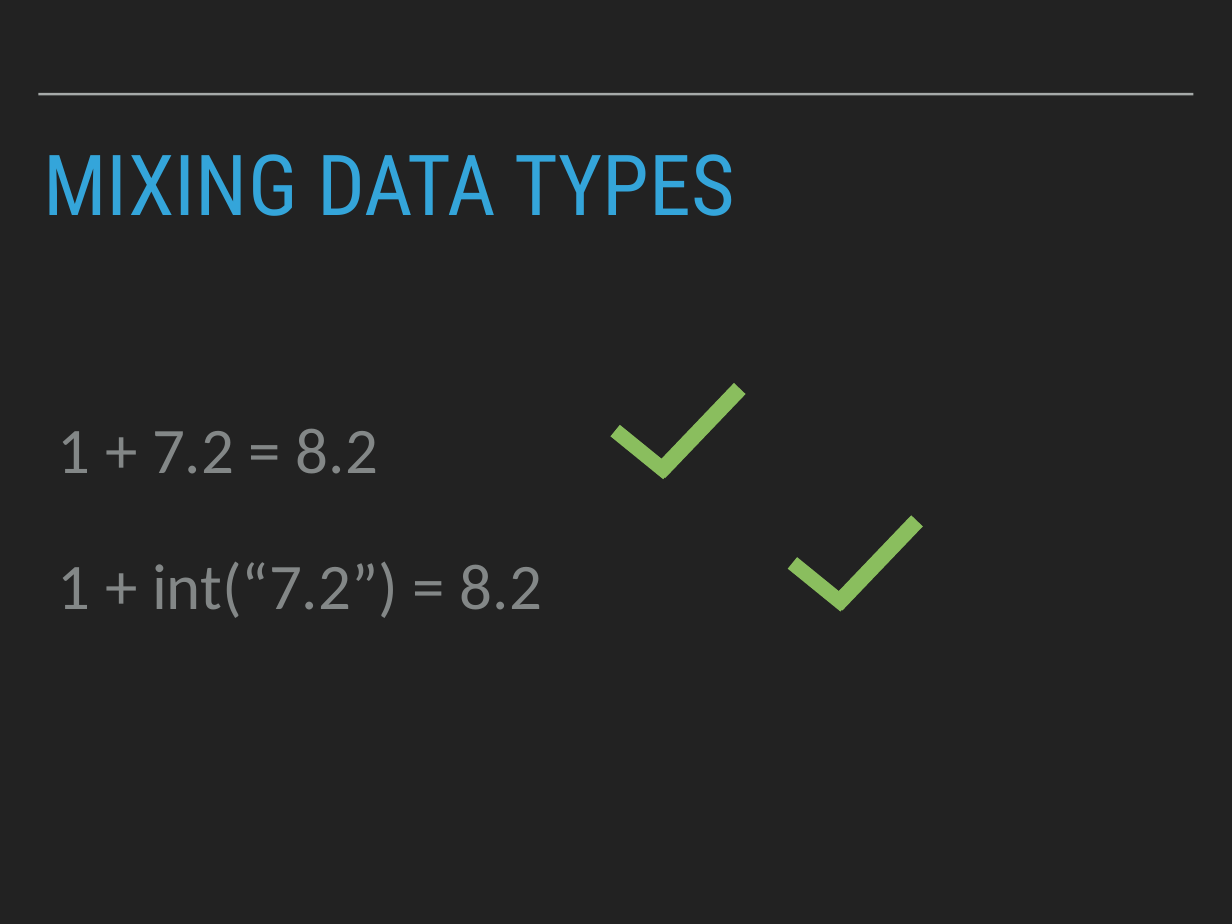
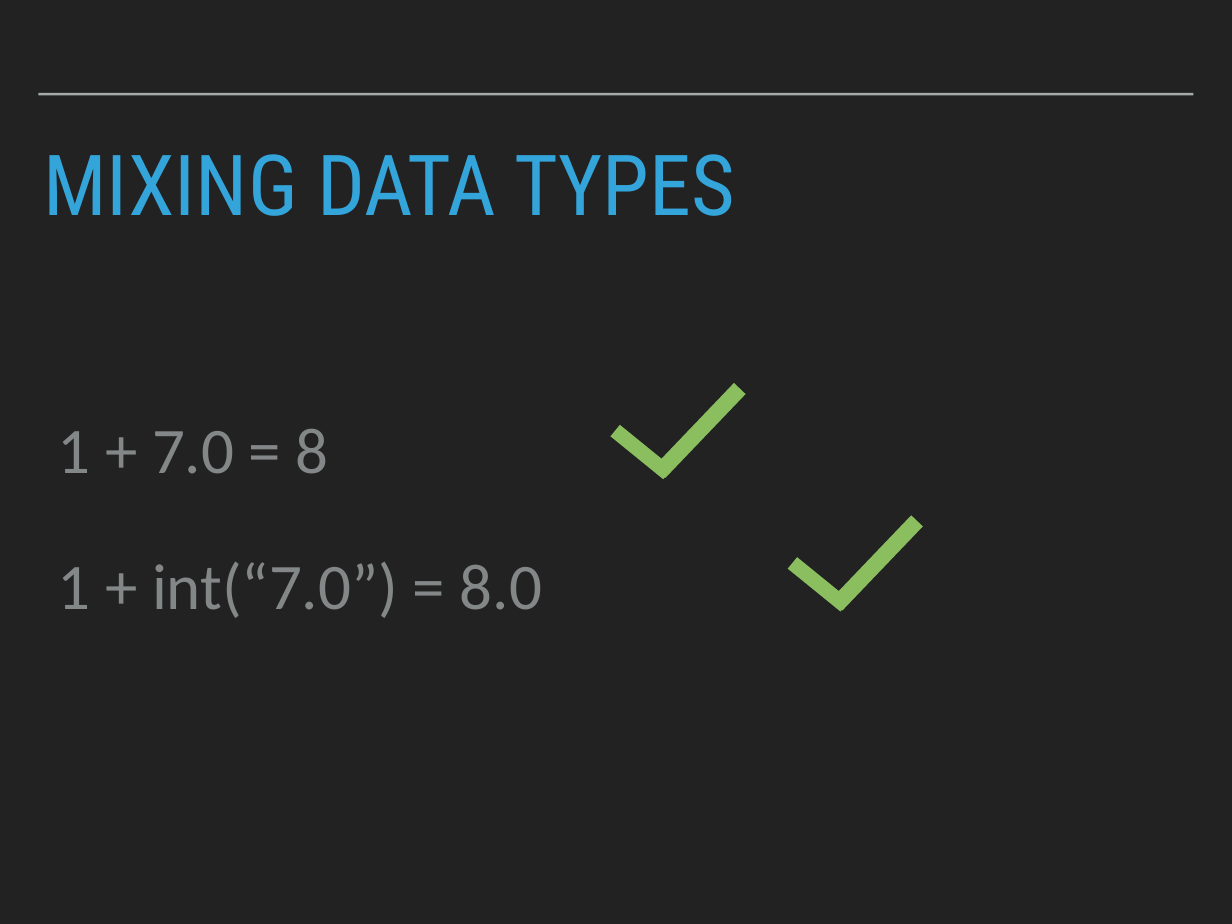
Before and after one commit to robcarrington/python-for-data-science, a slide deck: slide 75 of Session1/Session1_Slides.pptx (slide 91 before the commit). Drawn at 1232x924 pixels with LibreOffice and Linux fonts; fonts in the diff are those of the drawing. Boxes give left, top, right and bottom in pixels: in the first picture for what was removed or moved away, otherwise in the second. Text is boxed around its words. In the diff, an @@ line names an element or a change of style, - is before the commit and + after.

```diff
--- a/Session1/Session1_Slides.pptx
+++ b/Session1/Session1_Slides.pptx
@@ text at bbox=[58, 429, 329, 474]: text changed @@
-1 + 7.2 = 8.2
+1 + 7.0 = 8
@@ text at bbox=[58, 562, 542, 618]: text changed @@
-1 + int(“7.2”) = 8.2
+1 + int(“7.0”) = 8.0
```
Also in this commit, not shown: 66 other slides changed, 3 slides added, 20 slides removed, 5 other files.
